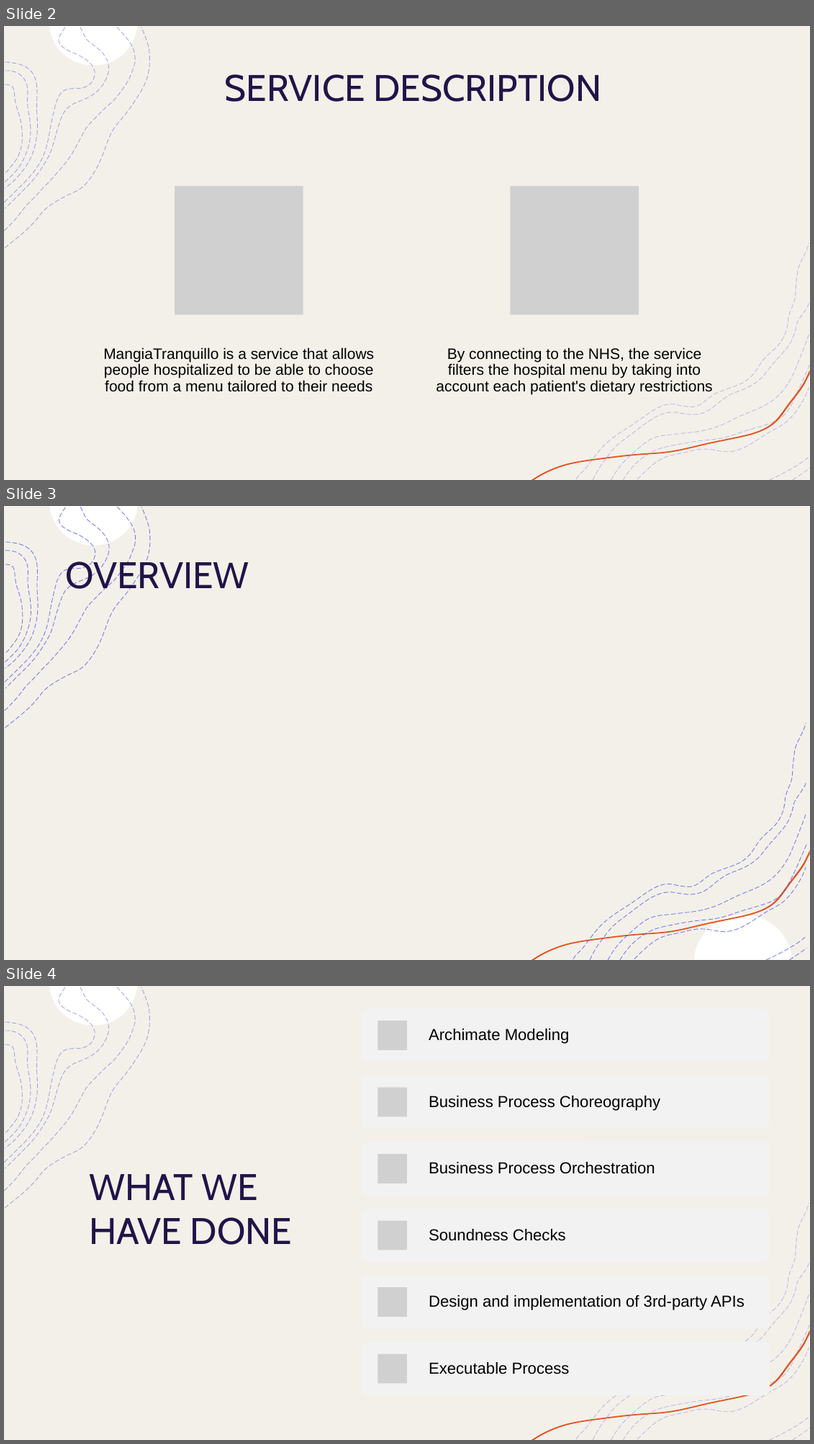
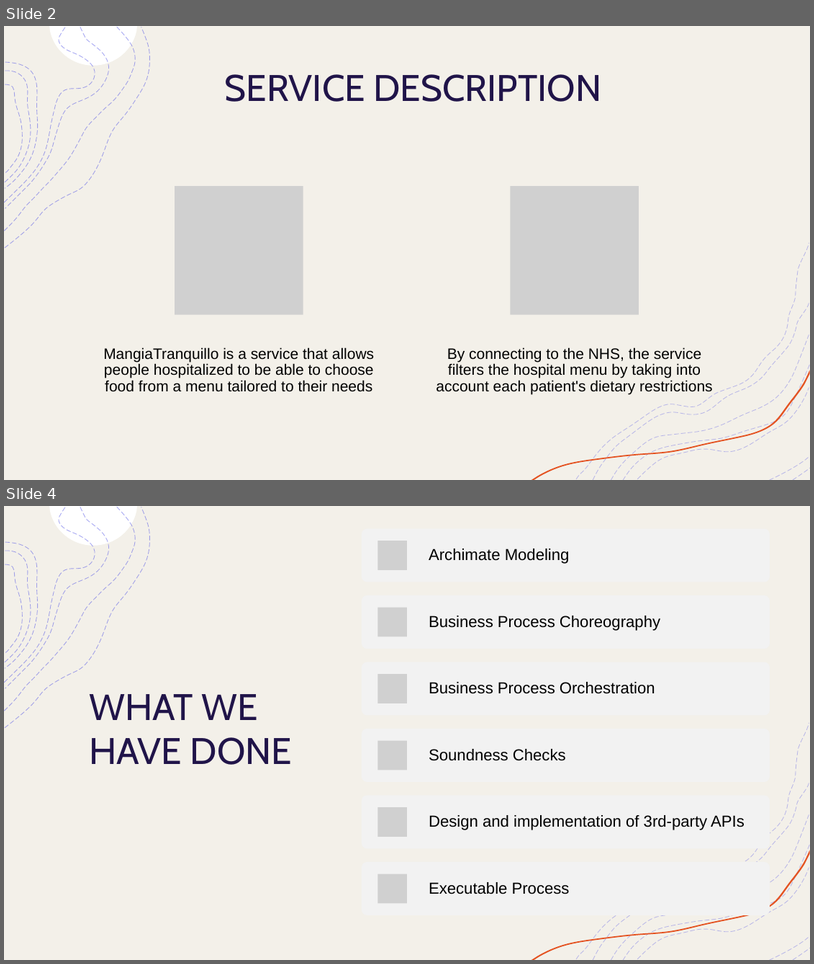
Before and after one commit to matteovisotto/PSD-FinalProject, a slide deck: Presentation/MANGIA TRANQUILLO.pptx. Shown one above the other, each under a label of ours: slides 2, 3 and 4 before the commit, slides 2 and 4 after it; the slides between them are not shown. The pictures are 814x1444 and 814x964 pixels, drawn with LibreOffice and Linux fonts; fonts in the diff are those of the drawing; grey boxes stand for pictures. Boxes give left, top, right and bottom in pixels: in the first picture for what was removed or moved away, otherwise in the second. Text is boxed around its words. In the diff, an @@ line names an element or a change of style, - is before the commit and + after.

Commit message:
Previous error in presentation overview

```diff
--- a/Presentation/MANGIA TRANQUILLO.pptx
+++ b/Presentation/MANGIA TRANQUILLO.pptx
@@ slide 3 removed at (4, 506, 810, 960), background #FFFFFF; not listed: 11 template elements that a slide beside it also shows @@
@@ rectangle removed at (4, 506, 810, 960) @@
@@ group removed at (5, 507, 150, 728): 4 freeform shapes @@
@@ title removed at (65, 557, 249, 595) @@
-OVERVIEW
@@ freeform shape removed at (574, 723, 807, 958) @@
@@ freeform shape removed at (635, 867, 806, 958) @@
```
Also in this commit, not shown: 1 slide added.
